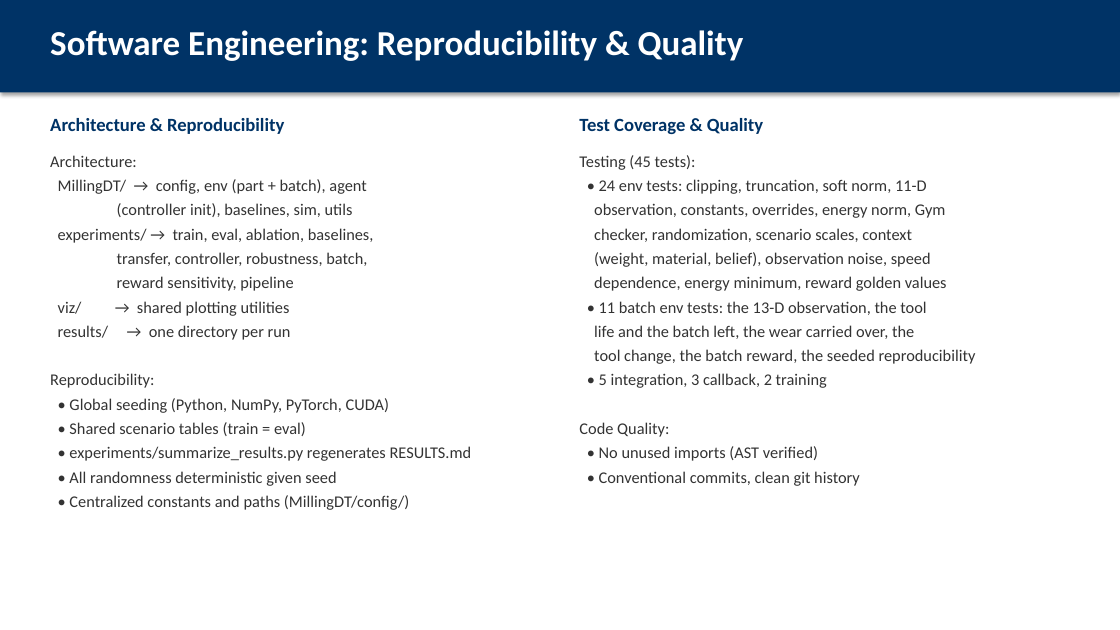
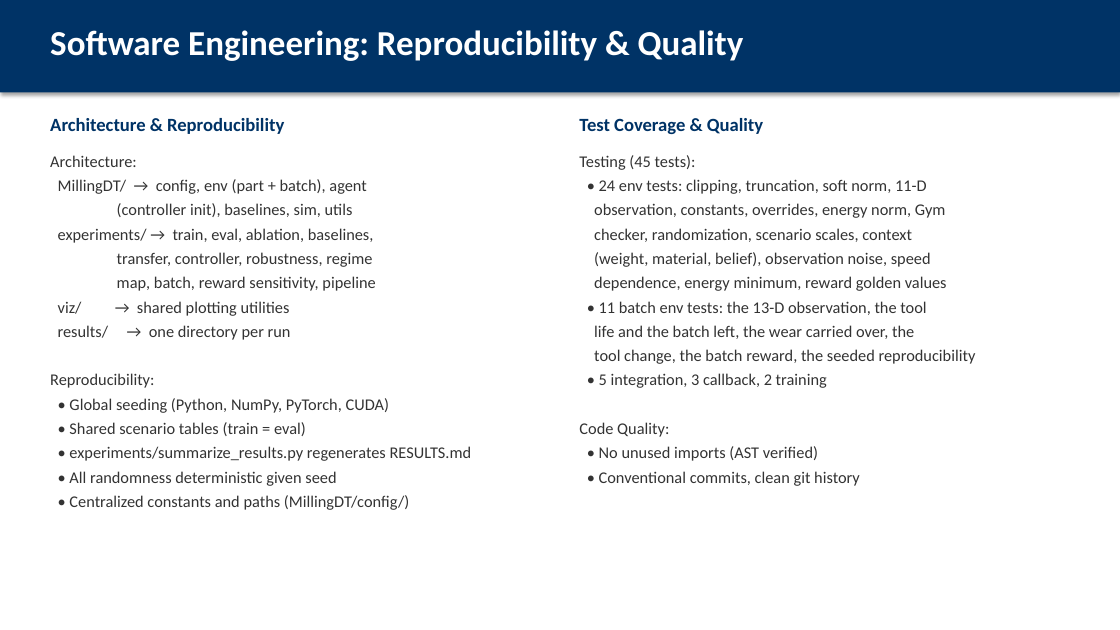
Before and after one commit to AbhinandIITM/AI-in-Mfg, a slide deck: slide 24 of report/presentation.pptx (slide 22 before the commit). Drawn at 1120x630 pixels with LibreOffice and Linux fonts; fonts in the diff are those of the drawing. Boxes give left, top, right and bottom in pixels: in the first picture for what was removed or moved away, otherwise in the second. Text is boxed around its words. In the diff, an @@ line names an element or a change of style, - is before the commit and + after.

Commit message:
docs: the regime map is the headline of the report, the deck and the slides
The claim is now a boundary with a number on it: the learned policy is the
better operator once the wear measurement is noisier than about 2% of its
range, and the classical controller is the better operator below that.

The fairness decisions are stated in the report, the deck and the audit
report, because they are what makes the comparison defensible. Both arms are
the general ones, neither is trained for the noise, the noise is tilted
against the policy because it receives it on both measured quantities while
the controller receives it on the wear alone, and the policy trained for the
noise is reported as a third labelled arm and is not used for the headline.

The report is 38 pages, the deck 34 frames, the PowerPoint file 28 slides.

```diff
--- a/report/presentation.pptx
+++ b/report/presentation.pptx
@@ text at (117,252,375,291): text changed @@
-transfer, controller, robustness, batch,
-reward sensitivity, pipeline
+transfer, controller, robustness, regime
+map, batch, reward sensitivity, pipeline
```
Also in this commit, not shown: 7 other slides changed, 2 slides added, 9 other files.
